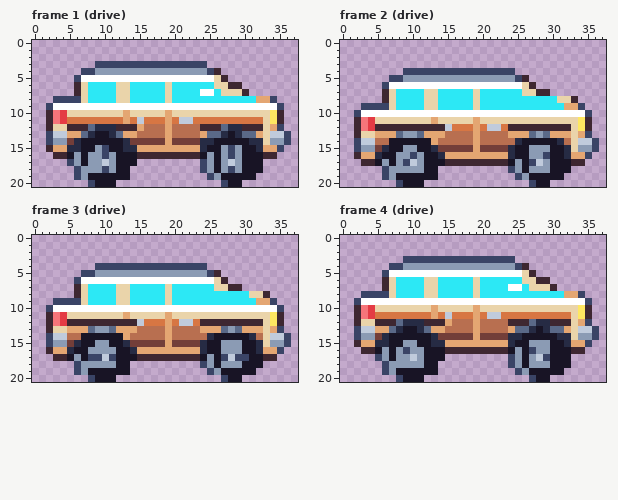
Two versions of one pixel-art file, art/ambient/ambient-car-wagon@50.aseprite. The picture above is the old version.
38x21 pixels, 4 frames. Shown: frame 1 (drive), frame 2 (drive), frame 3 (drive), frame 4 (drive).
The same view after the edit:
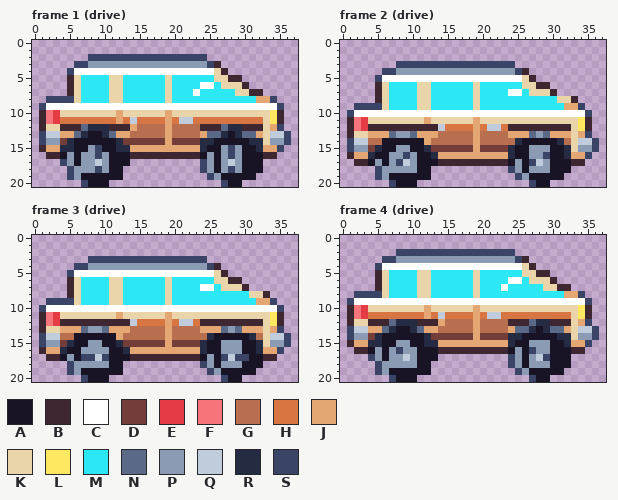
Palette (. is transparent): A #181425  B #3e2731  C #ffffff  D #733e39  E #e43b44  F #f6757a  G #b86f50  H #d77643  J #e4a672  K #ead4aa  L #fee761  M #2ce8f5  N #5a6988  P #8b9bb4  Q #c0cbdc  R #262b44  S #3a4466
Change:
Changed rows in their new state; - is an unchanged pixel.
Frame 1 (drive):
first column x 1:
 2 -------SSSSSSSSSSSSSSSSS--------
 3 -----SSPPPPPPPPPPPPPPPPPSB------
 4 ----SCCCCCCCCCCCCCCCCCCCCKB-----
 5 ----BKMMMMKKMMMMMMKMMMMMM-KBB---
 6 ----BKM---K-M----------CCM-KKB--
 7 ----BKM---K-M---------CMM-MM-KBB
 8 -S---KM---K-M-------------------
 9 SC------------------------------
10 BFEK-------JK-------------------
11 BFEH-------JHQH-----------------
12 BK-B--NR--B--JG-----------------
13 SQ-J-NRA-RNJ-G------------------
14 SP-DRA-----RD-------------------
15 BJ-R-A-PSA-R-J------------------
16 -B-APAP-SPA--B------------------
17 ---SPAP-QPA--.------------------
18 ----SP--SPA-.-------------------
19 ----SPA-----.-------------------
20 ------SA--.---------------------
Frame 2 (drive):
first column x 1:
 3 -------SSSSSSSSSSSSSSSSS------
 4 -----SSPPPPPPPPPPPPPPPPPSB----
 5 ----SCCCCCCCCCCCCCCCCCCCCKB---
 6 ----BKMMMMKKMMMMMMKMMMMMM-KBB-
 7 ----BKM---K-M----------CCM-KKB
 8 ----BKM---K-M-----------------
 9 -S---KM---K-M-----------------
10 SC----------------------------
11 BFEK-------JK-----------------
12 BFEB---------QH---------------
13 BK-J--NP-NJ--G----------------
14 SQ-G-A-----JG-----------------
15 SP-DRA-P-A-RD-----------------
16 BJ-RA-P-SPA-RJ----------------
17 -B-APAPSQPA--B----------------
18 ----SP----A-.-----------------
19 ----SPA-----.-----------------
20 ------SA--.-------------------
Frame 3 (drive):
first column x 1:
 3 -------SSSSSSSSSSSSSSSSS------
 4 -----SSPPPPPPPPPPPPPPPPPSB----
 5 ----SCCCCCCCCCCCCCCCCCCCCKB---
 6 ----BKMMMMKKMMMMMMKMMMMMM-KBB-
 7 ----BKM---K-M----------CCM-KKB
 8 ----BKM---K-M-----------------
 9 -S---KM---K-M-----------------
10 SC----------------------------
11 BFEK-------JK-----------------
12 BFEB---------QH---------------
13 BK-J--NP-NJ--G----------------
14 SQ-G-A-----JG-----------------
15 SP-DRA-P-A-RD-----------------
16 BJ-RA-P---A-RJ----------------
17 -B-APAS-QSA--B----------------
18 ----SP----A-.-----------------
19 ----SPA-----.-----------------
20 ------SA--.-------------------
Frame 4 (drive):
first column x 1:
 2 -------SSSSSSSSSSSSSSSSS--------
 3 -----SSPPPPPPPPPPPPPPPPPSB------
 4 ----SCCCCCCCCCCCCCCCCCCCCKB-----
 5 ----BKMMMMKKMMMMMMKMMMMMM-KBB---
 6 ----BKM---K-M----------CCM-KKB--
 7 ----BKM---K-M---------CMM-MM-KBB
 8 -S---KM---K-M-------------------
 9 SC------------------------------
10 BFEK-------JK-------------------
11 BFEH-------JHQH-----------------
12 BK-B--NR--B--JG-----------------
13 SQ-J-NRA-RNJ-G------------------
14 SP-DRA-----RD-------------------
15 BJ-R-A-P-A-R-J------------------
16 -B-APAPSP-A--B------------------
17 ---SPAP-QPA--.------------------
18 ----SP----A-.-------------------
19 ----SPA-----.-------------------
20 ------SA--.---------------------
